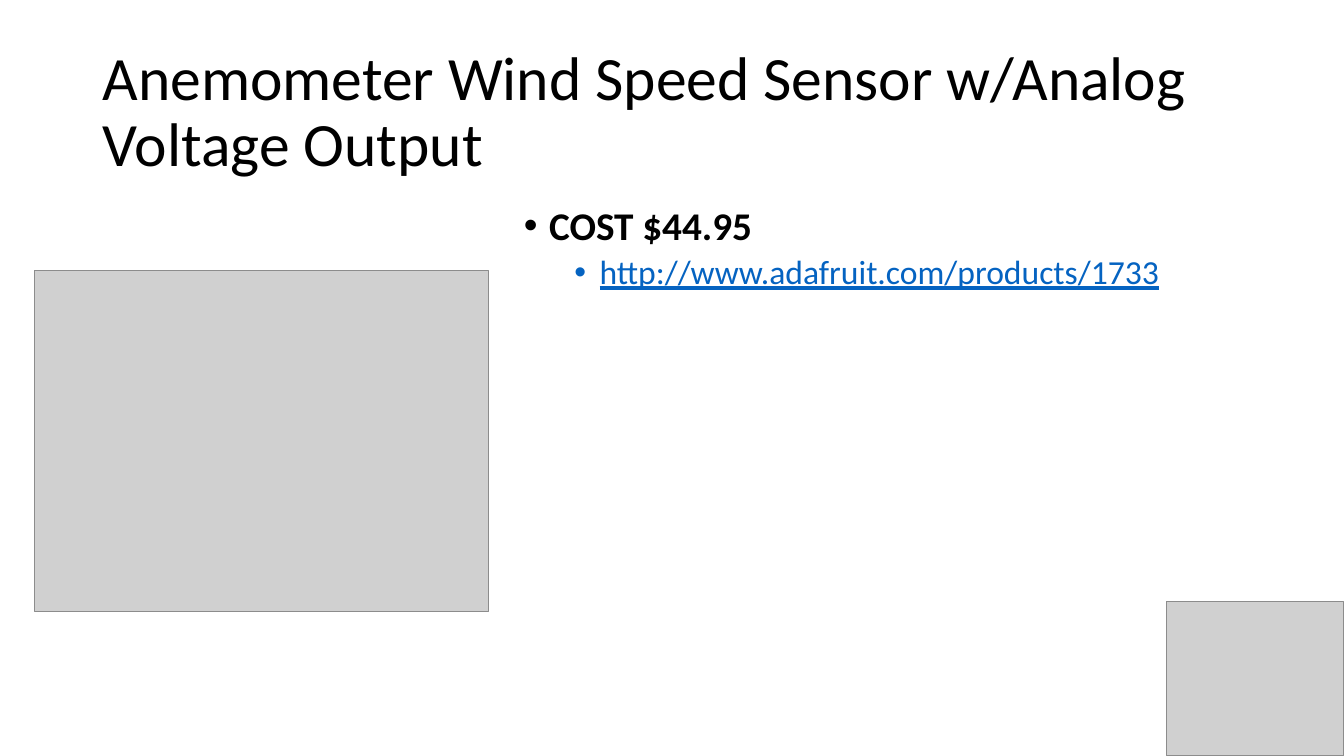
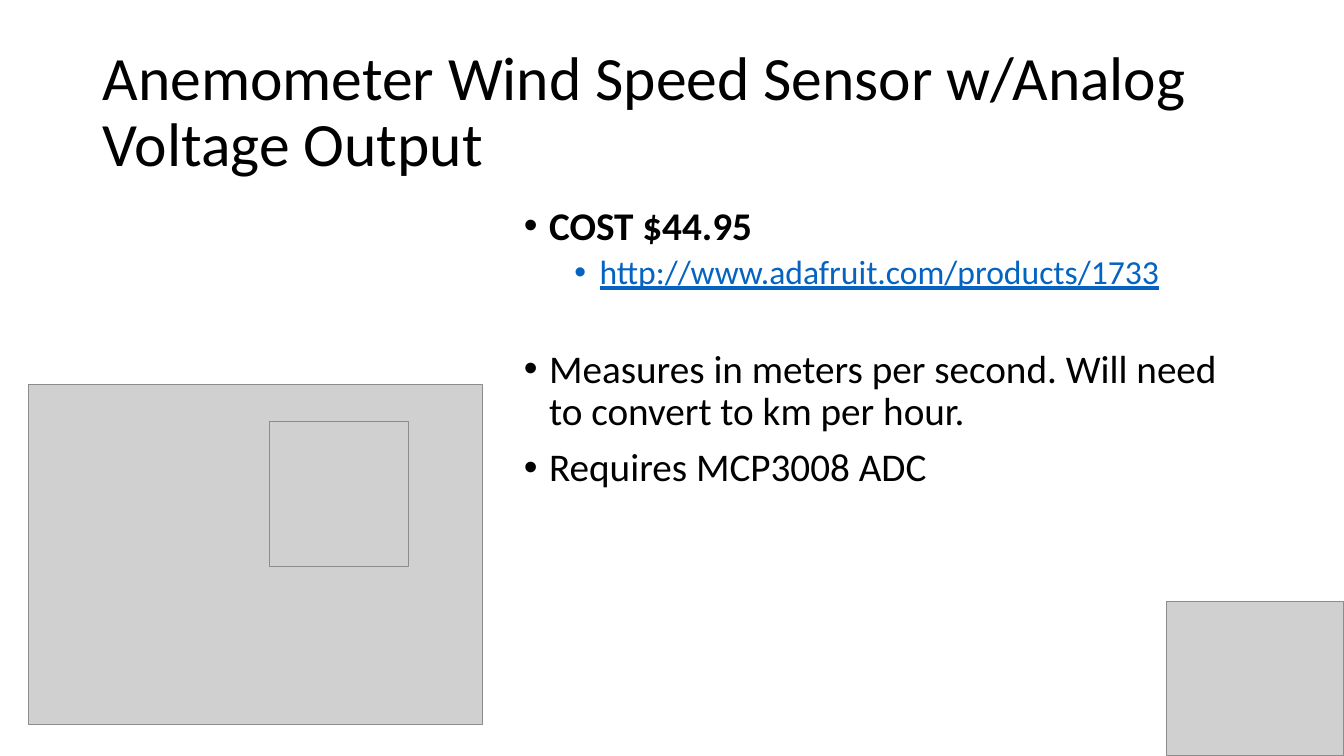
Before and after one commit to crimeprophet/CodeSaints, a slide deck: slide 12 of Weather Station.pptx. Drawn at 1344x756 pixels with LibreOffice and Linux fonts; fonts in the diff are those of the drawing; grey boxes stand for pictures. Boxes give left, top, right and bottom in pixels: in the first picture for what was removed or moved away, otherwise in the second. Text is boxed around its words. In the diff, an @@ line names an element or a change of style, - is before the commit and + after.

```diff
--- a/Weather Station.pptx
+++ b/Weather Station.pptx
@@ text at [549,355,1216,488]: paragraphs added @@
+• Measures in meters per second. Will need to convert to km per hour.
+• Requires MCP3008 ADC
@@ picture: place and size @@
-picture at [35,271,489,612]
+picture at [28,384,482,725]
@@ picture added at [269,422,408,568] @@
```
Also in this commit, not shown: 7 other slides changed, 2 slides added, 2 slides removed.
